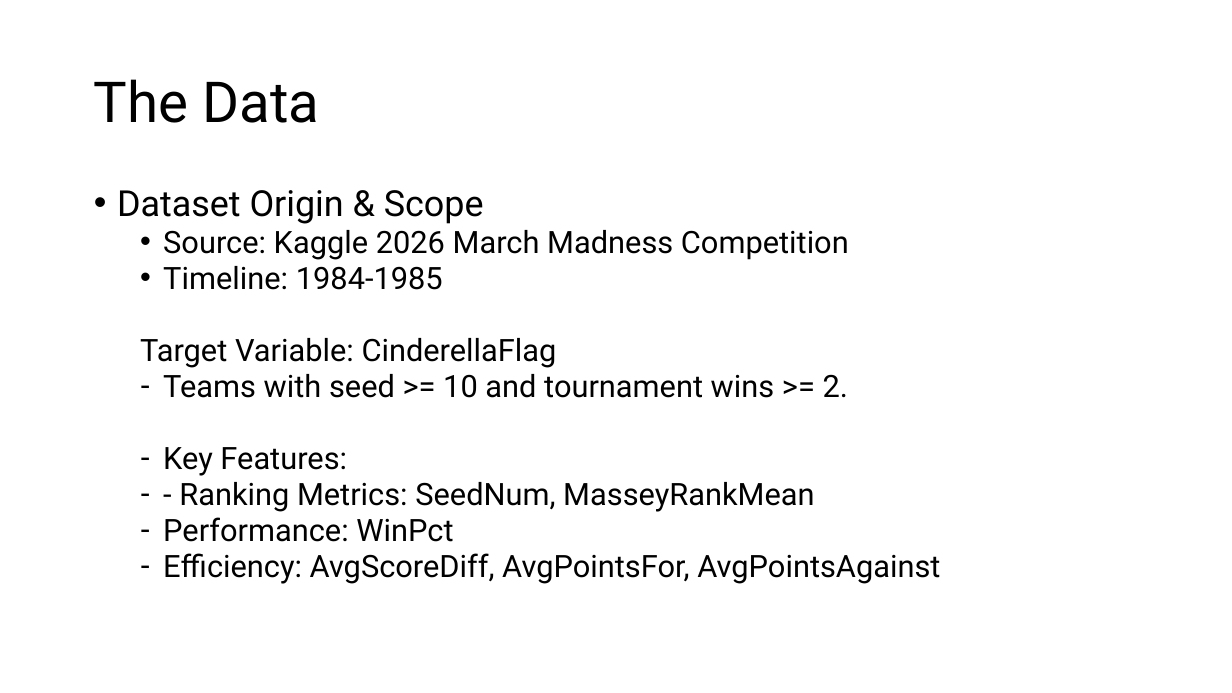
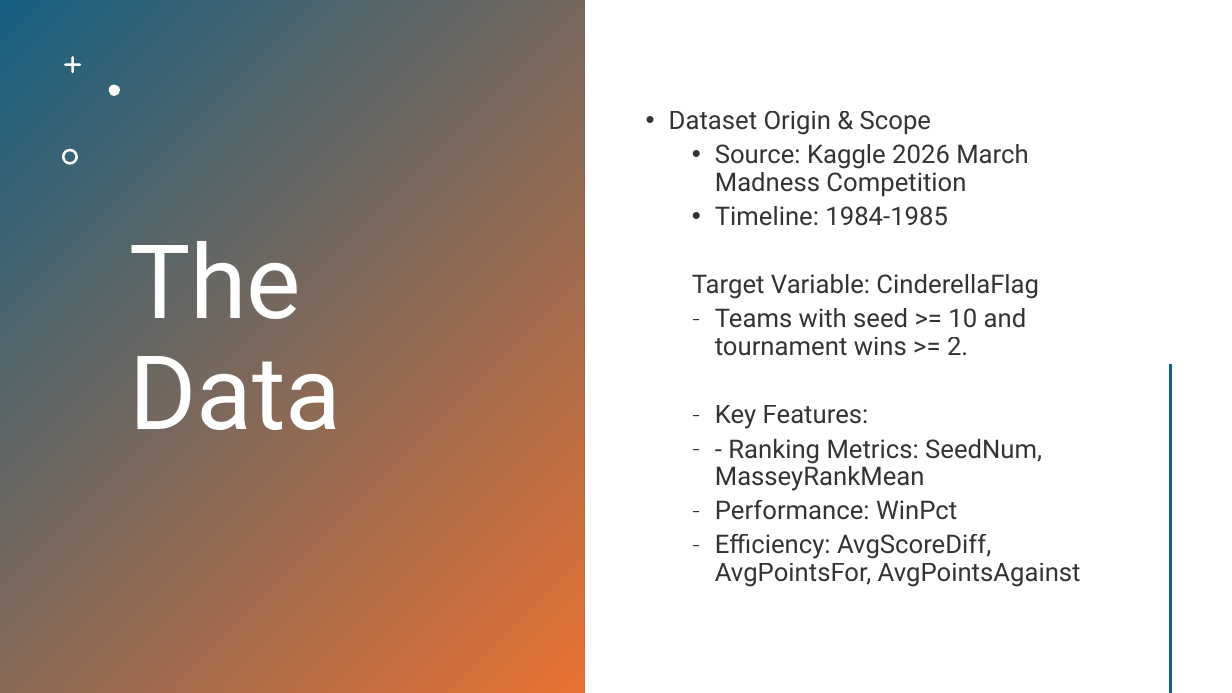
Before and after one commit to ThatTwoDude/STAT486_FinalProject, a slide deck: slide 3 of progress/ClassPresentation.pptx. Drawn at 1232x693 pixels with LibreOffice and Linux fonts; fonts in the diff are those of the drawing. Boxes give left, top, right and bottom in pixels: in the first picture for what was removed or moved away, otherwise in the second. Text is boxed around its words. In the diff, an @@ line names an element or a change of style, - is before the commit and + after.

```diff
--- a/progress/ClassPresentation.pptx
+++ b/progress/ClassPresentation.pptx
@@ rectangle added at bbox=[0, 0, 584, 693], fill gradient #156082 to #E97132 @@
@@ freeform shape added at bbox=[64, 56, 81, 74], fill #FFFFFF @@
@@ title "The Data": place and size @@
-title "The Data" at bbox=[94, 79, 320, 123]
+title "The Data" at bbox=[129, 241, 341, 430]
@@ title "The Data" at bbox=[129, 241, 341, 430]: size 44 to 80 pt, text colour #000000 to #FFFFFF @@
@@ text "Dataset Origin & Scope": place and size @@
-text "Dataset Origin & Scope" at bbox=[117, 190, 940, 584]
+text "Dataset Origin & Scope" at bbox=[669, 111, 1081, 587]
@@ text "Dataset Origin & Scope" at bbox=[669, 111, 1081, 587]: size 28 to 20 pt in "Dataset Origin & Scope"; text colour #000000 to #000000 at 80% opacity, size 24 to 20 pt; line spacing 0.8 to 0.9; vertical alignment top to middle @@
@@ freeform shape added at bbox=[109, 85, 120, 96], fill #FFFFFF @@
@@ freeform shape added at bbox=[62, 149, 78, 165], fill #FFFFFF @@
@@ line added from (1171, 365) to (1171, 692), #E97132 2 pt @@
```
Also in this commit, not shown: 8 other slides changed.
